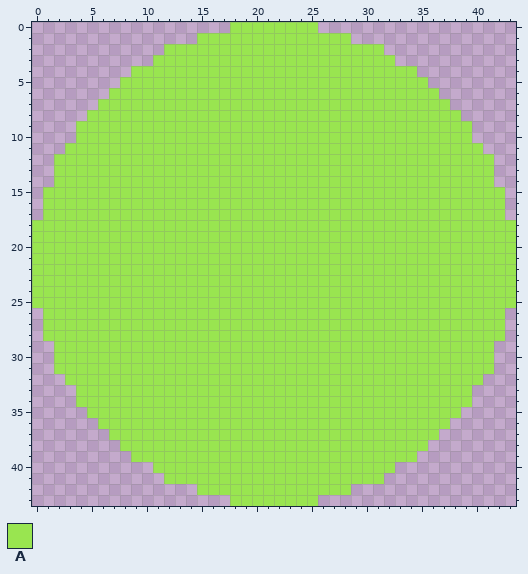
File history of a pixel-art file, assets/melon.aseprite. That is the earlier state.
44x44 pixels, 1 frame.
Palette (. is transparent): A #99e550
Pixels before, first column x 0:
 0 ..................AAAAAAAA..................
 1 ...............AAAAAAAAAAAAAA...............
 2 ............AAAAAAAAAAAAAAAAAAAA............
 3 ...........AAAAAAAAAAAAAAAAAAAAAA...........
 4 .........AAAAAAAAAAAAAAAAAAAAAAAAAA.........
 5 ........AAAAAAAAAAAAAAAAAAAAAAAAAAAA........
 6 .......AAAAAAAAAAAAAAAAAAAAAAAAAAAAAA.......
 7 ......AAAAAAAAAAAAAAAAAAAAAAAAAAAAAAAA......
 8 .....AAAAAAAAAAAAAAAAAAAAAAAAAAAAAAAAAA.....
 9 ....AAAAAAAAAAAAAAAAAAAAAAAAAAAAAAAAAAAA....
10 ....AAAAAAAAAAAAAAAAAAAAAAAAAAAAAAAAAAAA....
11 ...AAAAAAAAAAAAAAAAAAAAAAAAAAAAAAAAAAAAAA...
12 ..AAAAAAAAAAAAAAAAAAAAAAAAAAAAAAAAAAAAAAAA..
13 ..AAAAAAAAAAAAAAAAAAAAAAAAAAAAAAAAAAAAAAAA..
14 ..AAAAAAAAAAAAAAAAAAAAAAAAAAAAAAAAAAAAAAAA..
15 .AAAAAAAAAAAAAAAAAAAAAAAAAAAAAAAAAAAAAAAAAA.
16 .AAAAAAAAAAAAAAAAAAAAAAAAAAAAAAAAAAAAAAAAAA.
17 .AAAAAAAAAAAAAAAAAAAAAAAAAAAAAAAAAAAAAAAAAA.
18 AAAAAAAAAAAAAAAAAAAAAAAAAAAAAAAAAAAAAAAAAAAA
19 AAAAAAAAAAAAAAAAAAAAAAAAAAAAAAAAAAAAAAAAAAAA
20 AAAAAAAAAAAAAAAAAAAAAAAAAAAAAAAAAAAAAAAAAAAA
21 AAAAAAAAAAAAAAAAAAAAAAAAAAAAAAAAAAAAAAAAAAAA
22 AAAAAAAAAAAAAAAAAAAAAAAAAAAAAAAAAAAAAAAAAAAA
23 AAAAAAAAAAAAAAAAAAAAAAAAAAAAAAAAAAAAAAAAAAAA
24 AAAAAAAAAAAAAAAAAAAAAAAAAAAAAAAAAAAAAAAAAAAA
25 AAAAAAAAAAAAAAAAAAAAAAAAAAAAAAAAAAAAAAAAAAAA
26 .AAAAAAAAAAAAAAAAAAAAAAAAAAAAAAAAAAAAAAAAAA.
27 .AAAAAAAAAAAAAAAAAAAAAAAAAAAAAAAAAAAAAAAAAA.
28 .AAAAAAAAAAAAAAAAAAAAAAAAAAAAAAAAAAAAAAAAAA.
29 ..AAAAAAAAAAAAAAAAAAAAAAAAAAAAAAAAAAAAAAAA..
30 ..AAAAAAAAAAAAAAAAAAAAAAAAAAAAAAAAAAAAAAAA..
31 ..AAAAAAAAAAAAAAAAAAAAAAAAAAAAAAAAAAAAAAAA..
32 ...AAAAAAAAAAAAAAAAAAAAAAAAAAAAAAAAAAAAAA...
33 ....AAAAAAAAAAAAAAAAAAAAAAAAAAAAAAAAAAAA....
34 ....AAAAAAAAAAAAAAAAAAAAAAAAAAAAAAAAAAAA....
35 .....AAAAAAAAAAAAAAAAAAAAAAAAAAAAAAAAAA.....
36 ......AAAAAAAAAAAAAAAAAAAAAAAAAAAAAAAA......
37 .......AAAAAAAAAAAAAAAAAAAAAAAAAAAAAA.......
38 ........AAAAAAAAAAAAAAAAAAAAAAAAAAAA........
39 .........AAAAAAAAAAAAAAAAAAAAAAAAAA.........
40 ...........AAAAAAAAAAAAAAAAAAAAAA...........
41 ............AAAAAAAAAAAAAAAAAAAA............
42 ...............AAAAAAAAAAAAAA...............
43 ..................AAAAAAAA..................
Now the later version:
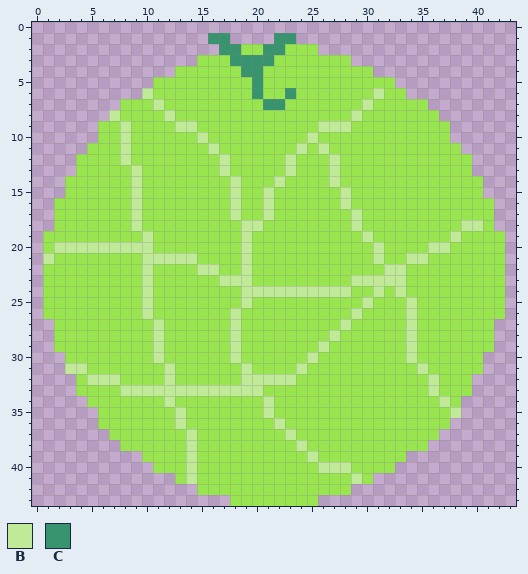
Colours new in this view: B #c0e998  C #37946e
The edit:
Changed rows in their new state; - is an unchanged pixel.
first column x 0:
 0 ------------------........------------------
 1 ---------------.CC....CC.....---------------
 2 ------------.....CC--CC---......------------
 3 -----------....---CCCC-------....-----------
 4 ---------....------CC----------....---------
 5 --------...---------C------------...--------
 6 -------...B---------C--C-------B--...-------
 7 ------..---B---------CC-------B-----..------
 8 -----..B----B----------------B-------..-----
 9 ----..--B----BB-----------BBB---------..----
10 ----..--B------B---------B------------..----
11 ---..---B-------B-------B-B------------..---
12 --..----B--------B-----B---B------------..--
13 --..-----B-------B-----B---B------------..--
14 --.------B--------B---B----B-------------.--
15 -..------B--------B--B------B------------..-
16 -.-------B--------B--B------B-------------.-
17 -.-------B--------B--B-------B------------.-
18 ..-------B---------BB--------B---------BB-..
19 .---------B--------B----------B-------B----.
20 .-BBBBBBBBB--------B-----------B----BB-----.
21 .B--------BBBBB----B-----------B--BB-------.
22 .---------B----BB--B------------BB---------.
23 .---------B------BBB---------BBBBB---------.
24 .---------B--------BBBBBBBBBB--B-B---------.
25 .---------B--------B----------B---B--------.
26 ----------B-------B----------B----B---------
27 -.---------B------B---------B-----B-------.-
28 -.---------B------B--------B------B-------.-
29 -----------B------B-------B-------B---------
30 --.--------B------B------B--------B------.--
31 --.BB-------B------B----B----------B-----.--
32 ---.-BBB----B------BBBBB------------B---.---
33 --------BBBBBBBBBBBBB---------------B-------
34 ----.-------B--------B---------------B-.----
35 -----.-------B-------B----------------B-----
36 -------------B--------B---------------------
37 --------------B--------B--------------------
38 --------------B---------B-------------------
39 ---------.----B----------B--------.---------
40 --------------B-----------BBB---------------
41 ------------.-B--------------B-.------------
Boxes around the changes in both pictures, in picture pixels (x1, y1, x2, y2):
changed: (32, 22, 516, 484)
